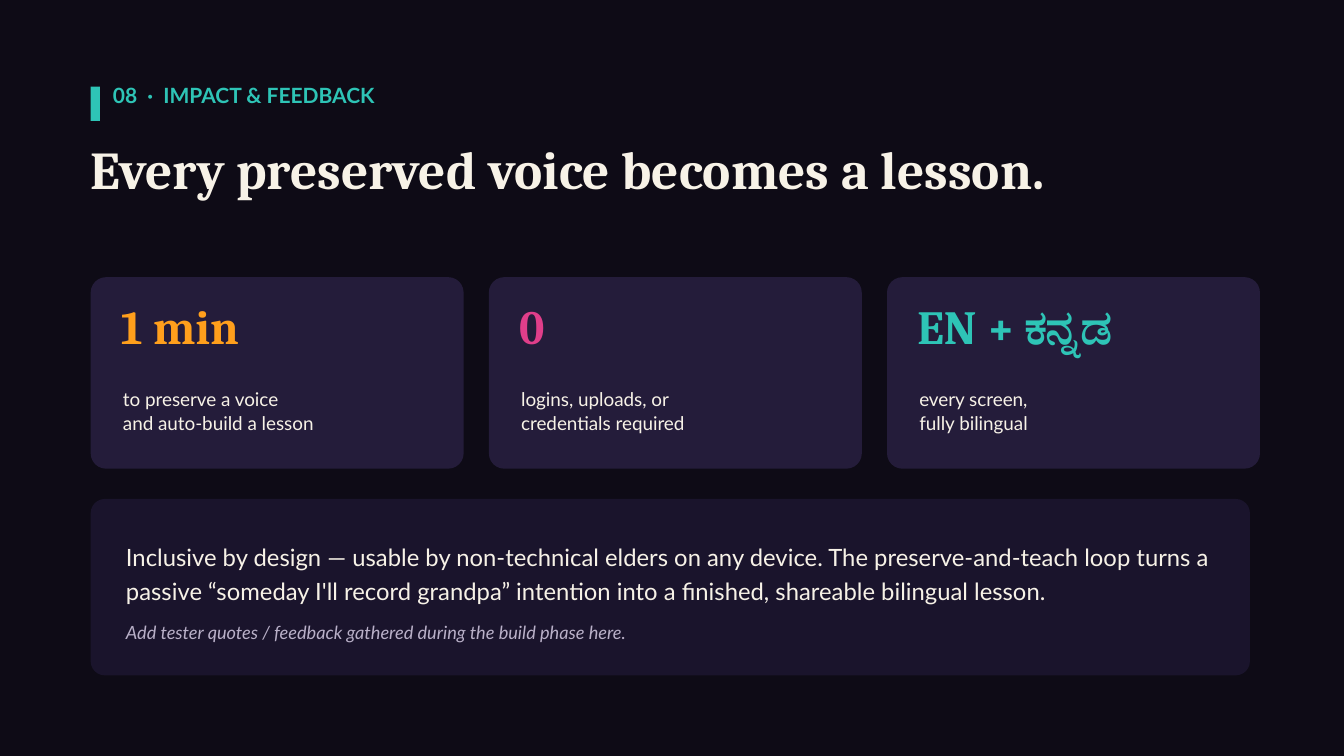
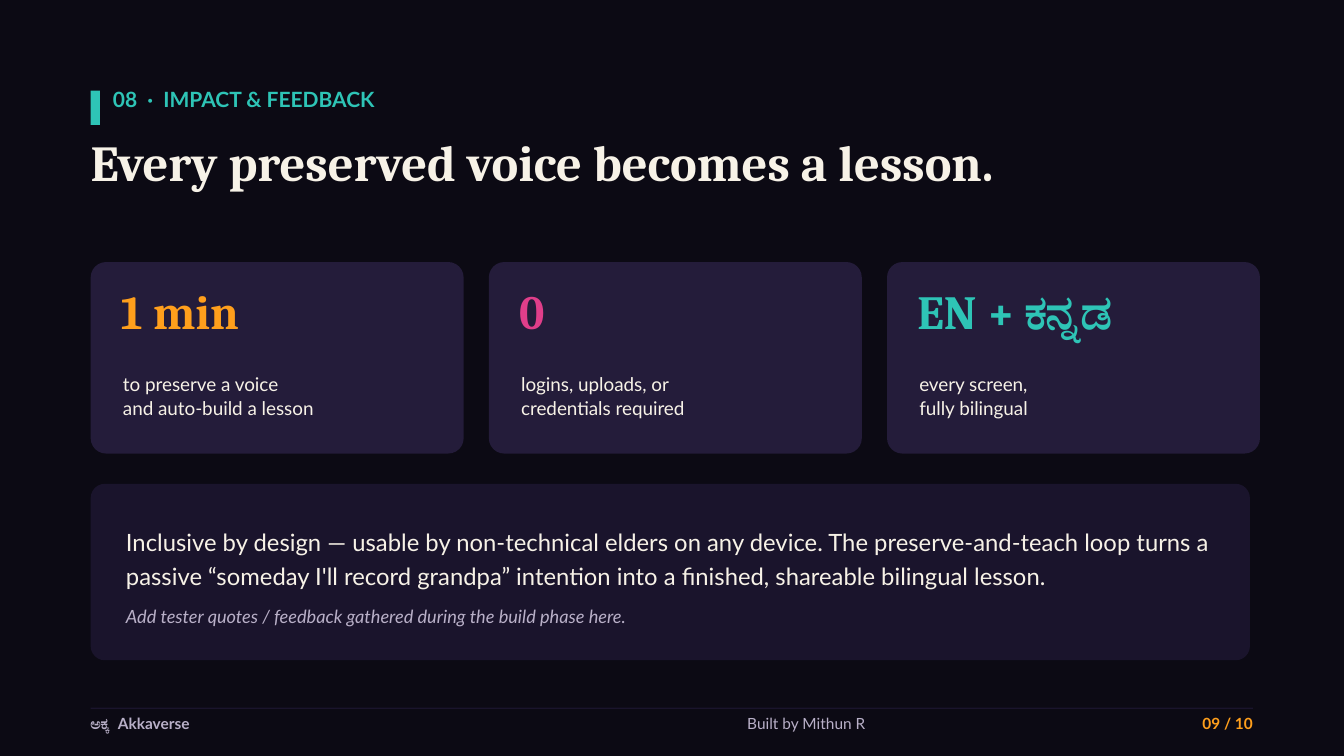
Before and after one commit to Mithuncoding/akkaverse, a slide deck: slide 9 of docs/deck/Akkaverse-Pitch-Deck.pptx. Drawn at 1344x756 pixels with LibreOffice and Linux fonts; fonts in the diff are those of the drawing. Boxes give left, top, right and bottom in pixels: in the first picture for what was removed or moved away, otherwise in the second. Text is boxed around its words. In the diff, an @@ line names an element or a change of style, - is before the commit and + after.

Commit message:
docs: upgrade pitch deck - AKKA emblem, family hero image, 'by Mithun R', footers, links & thank-you close

```diff
--- a/docs/deck/Akkaverse-Pitch-Deck.pptx
+++ b/docs/deck/Akkaverse-Pitch-Deck.pptx
@@ rectangle at (0, 0, 1344, 756): fill #0E0B16 to #0C0A14 @@
@@ text "08 · IMPACT & FEEDBACK": place and size @@
-text "08 · IMPACT & FEEDBACK" at (113, 87, 375, 103)
+text "08 · IMPACT & FEEDBACK" at (113, 91, 375, 107)
@@ rectangle: place and size @@
-rectangle at (91, 87, 100, 121)
+rectangle at (91, 91, 100, 125)
@@ text "Every preserved voice becomes a ..." at (91, 146, 993, 192): size 38 to 36 pt @@
@@ 7 texts, 4 rounded rectangles: place and size @@
-7 texts, 4 rounded rectangles at (91, 277, 1260, 676)
+7 texts, 4 rounded rectangles at (91, 262, 1260, 660)
@@ rectangle added at (91, 708, 1253, 709), fill #1A142C @@
@@ text added at (91, 717, 190, 733), 11 pt, text #B9B0C8, bold @@
+ಅಕ್ಕ Akkaverse
@@ text added at (747, 717, 866, 732), 11 pt, text #B9B0C8 @@
+Built by Mithun R
@@ text added at (1202, 717, 1253, 729), 11 pt, text #FF9F1C, bold @@
+09 / 10
```
Also in this commit, not shown: 9 other slides changed, 2 other files.
